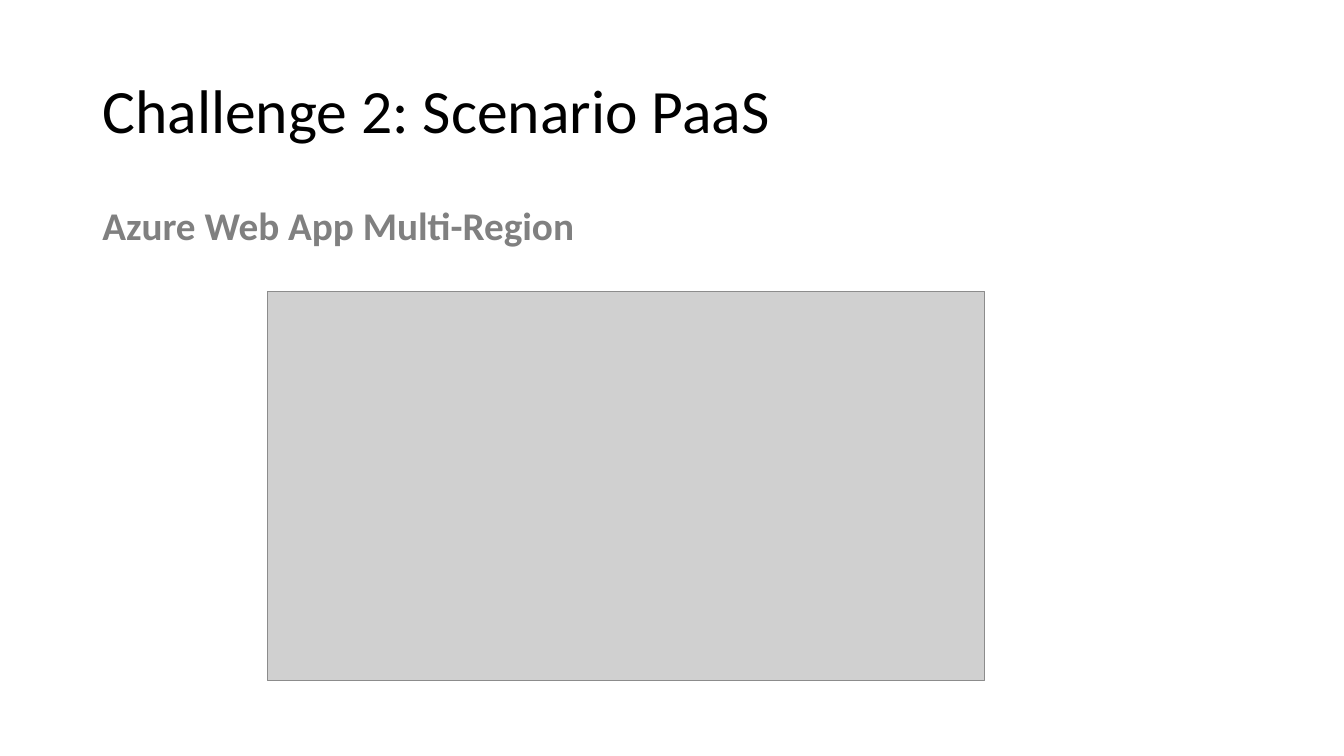
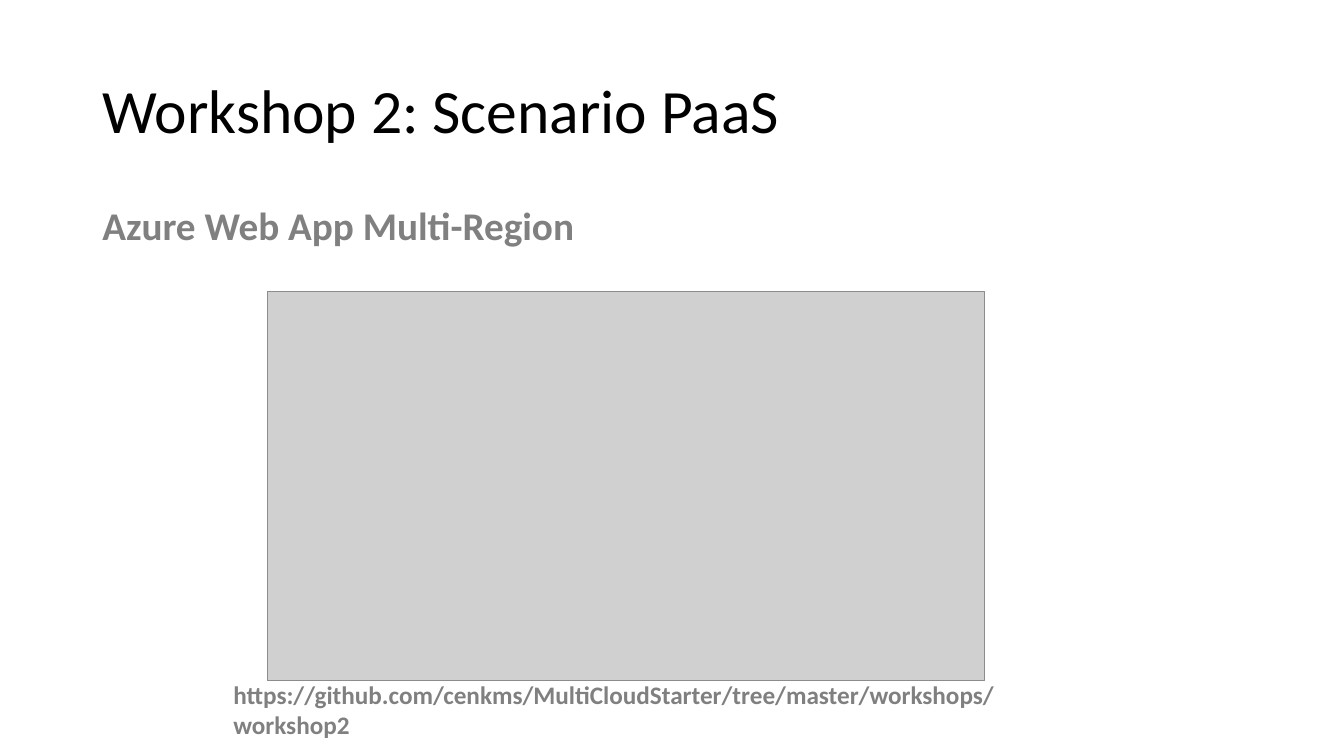
Before and after one commit to masmawi/MultiCloud, a slide deck: slide 12 of Multi-cloud Orchestration with Terraform.pptx. Drawn at 1344x756 pixels with LibreOffice and Linux fonts; fonts in the diff are those of the drawing; grey boxes stand for pictures. Boxes give left, top, right and bottom in pixels: in the first picture for what was removed or moved away, otherwise in the second. Text is boxed around its words. In the diff, an @@ line names an element or a change of style, - is before the commit and + after.

```diff
--- a/Multi-cloud Orchestration with Terraform.pptx
+++ b/Multi-cloud Orchestration with Terraform.pptx
@@ title at [102, 90, 779, 143]: text changed @@
-Challenge 2: Scenario PaaS
+Workshop 2: Scenario PaaS
@@ text added at [233, 686, 993, 738], 18 pt, text #808080, bold @@
+https://github.com/cenkms/MultiCloudStarter/tree/master/workshops/workshop2
```
Also in this commit, not shown: 4 other slides changed.
